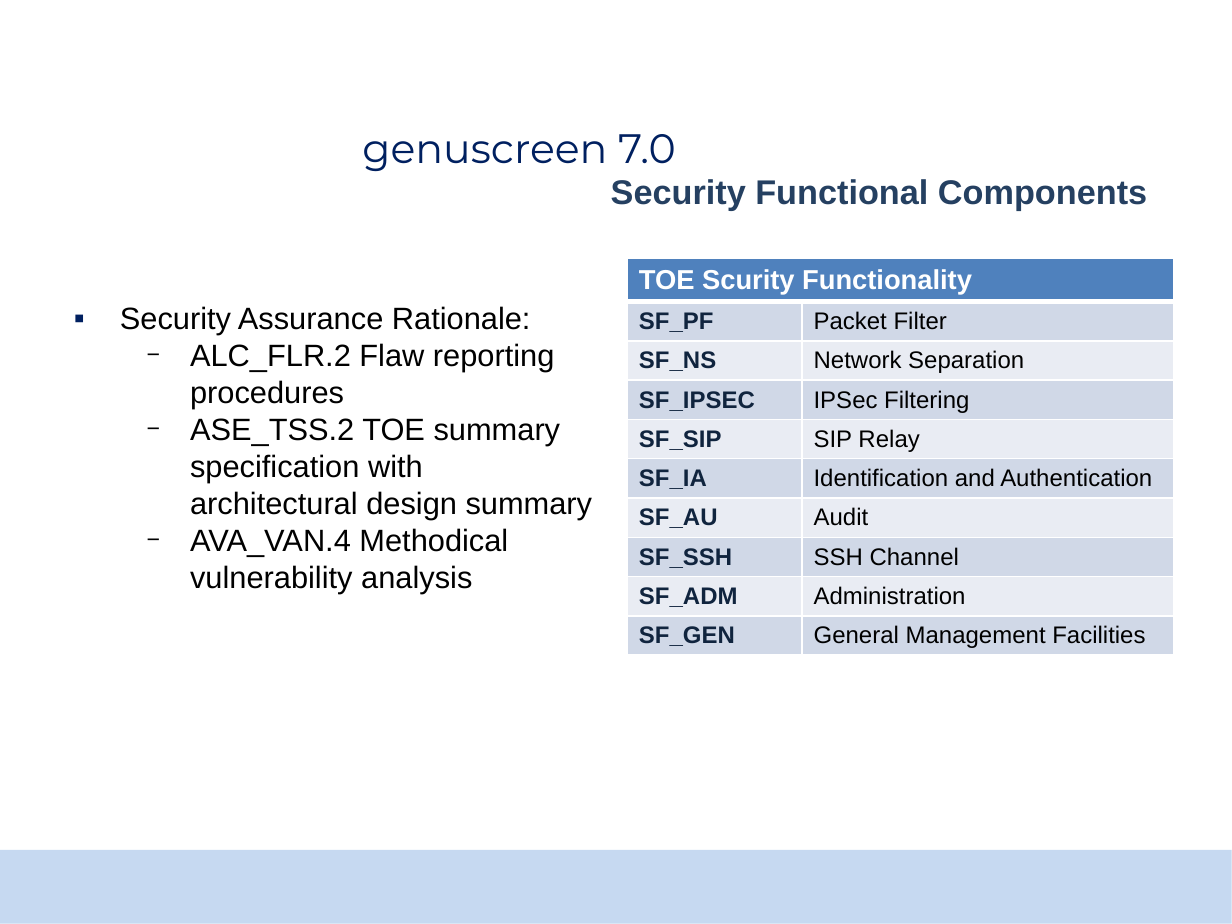
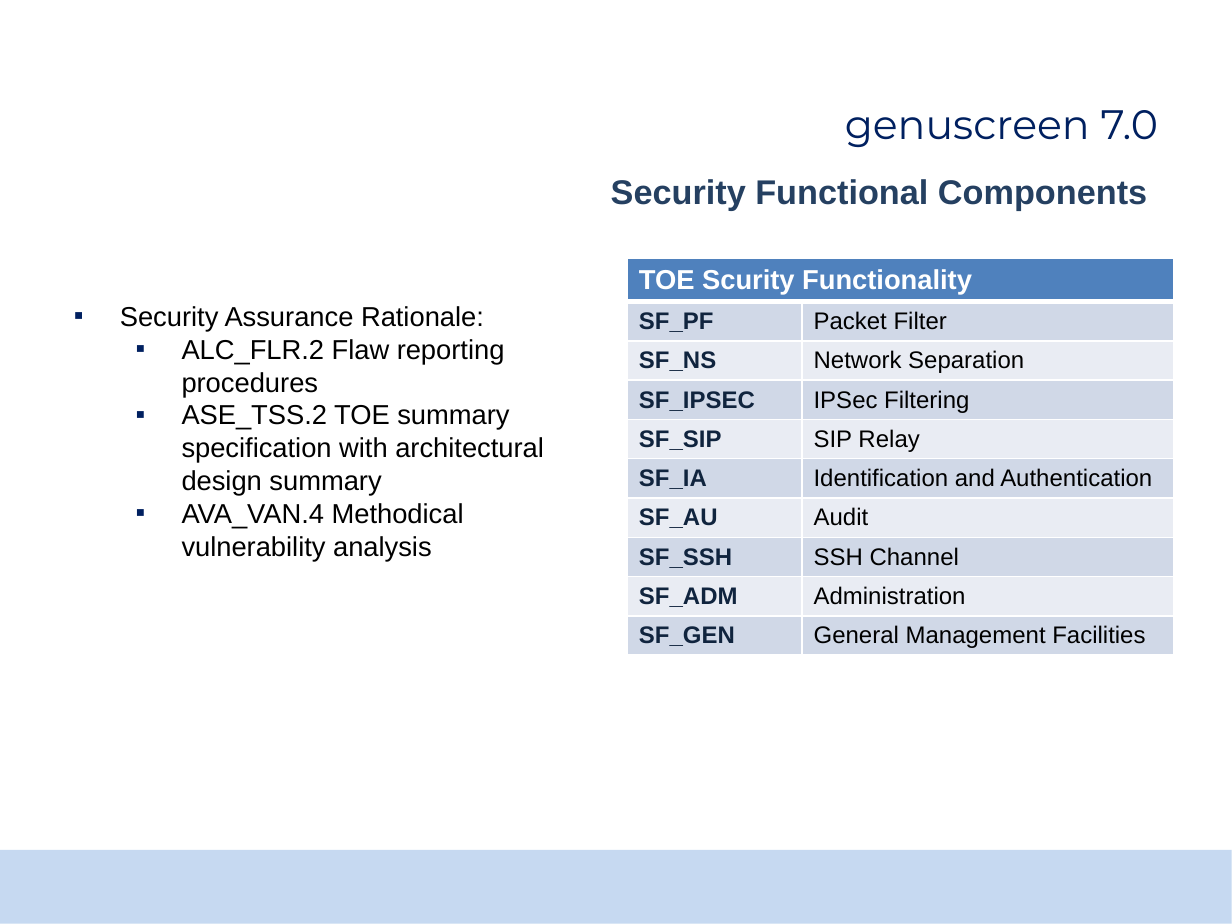
Before and after one commit to TomasMadeja/pv204_Team_Project_Supercalifragilisticexpialidocious, a slide deck: slide 9 of certificate_analysis/pv204_project_report.pptx. Drawn at 1232x924 pixels with LibreOffice and Linux fonts; fonts in the diff are those of the drawing; background and template pictures are left out. Boxes give left, top, right and bottom in pixels: in the first picture for what was removed or moved away, otherwise in the second. Text is boxed around its words. In the diff, an @@ line names an element or a change of style, - is before the commit and + after.

```diff
--- a/certificate_analysis/pv204_project_report.pptx
+++ b/certificate_analysis/pv204_project_report.pptx
@@ text "genuscreen 7.0": place and size @@
-text "genuscreen 7.0" at [362, 134, 675, 171]
+text "genuscreen 7.0" at [845, 110, 1158, 147]
@@ text "genuscreen 7.0" at [845, 110, 1158, 147]: alignment left to right @@
@@ text "Security Assurance Rationale:" at [120, 306, 544, 562]: size 18 to 16 pt; bullet − to ▪; bullet colour #000000 to #002060 @@
```
Also in this commit, not shown: 12 other slides changed, 2 other files.
